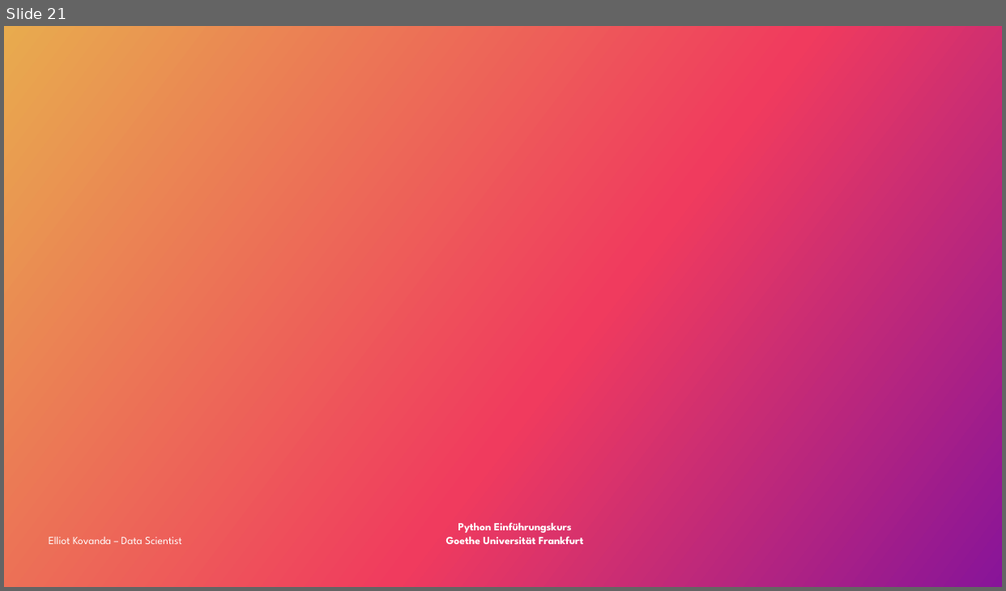
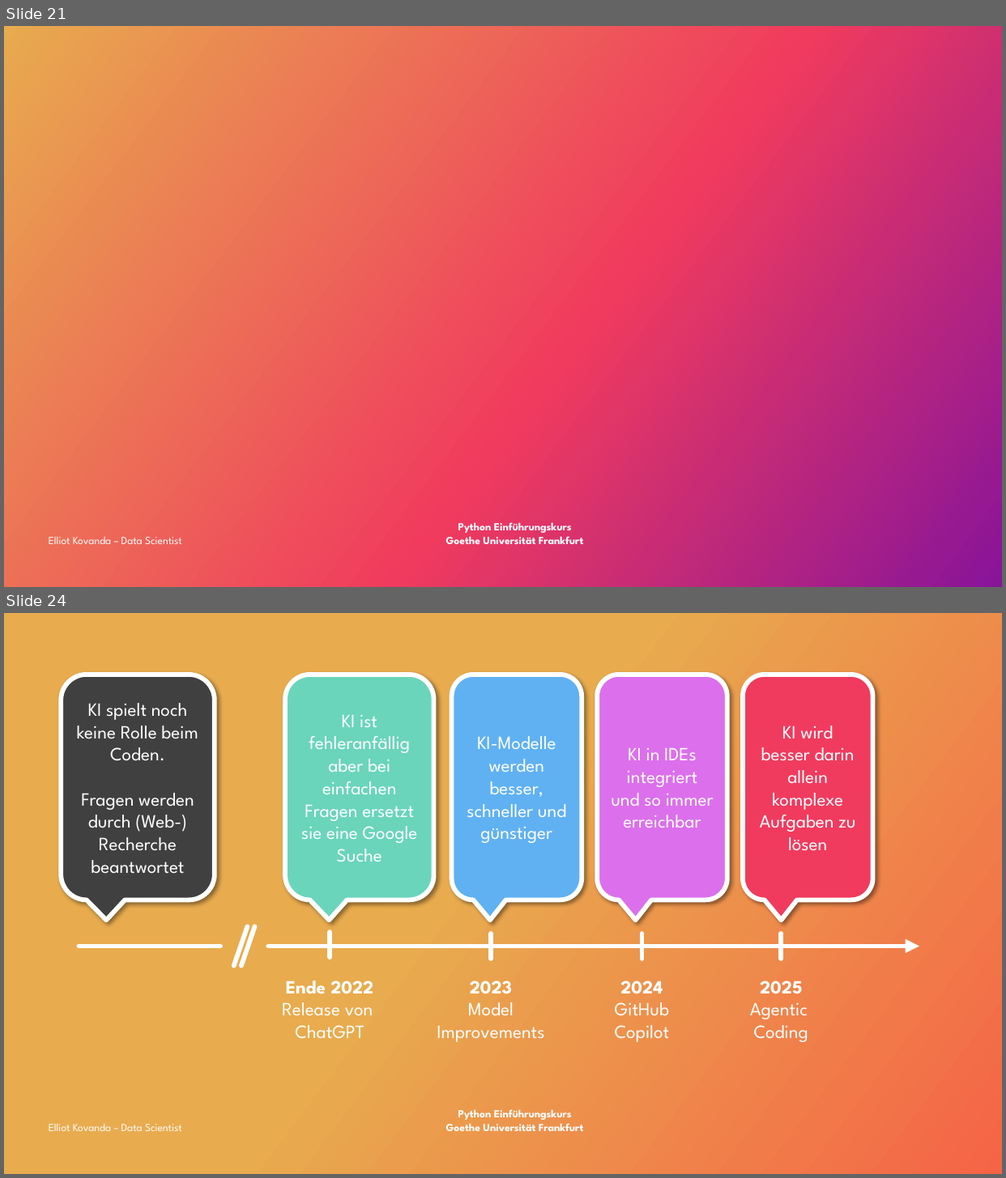
Before and after one commit to ekovanda/python_data_intro, a slide deck: Python_Datenanalyse.pptx. Shown one above the other, each under a label of ours: slide 21 before the commit, slides 21 and 24 after it; the slides between them are not shown. The pictures are 1006x591 and 1006x1178 pixels, drawn with LibreOffice and Linux fonts; fonts in the diff are those of the drawing; background and template pictures are left out. Boxes give left, top, right and bottom in pixels: in the first picture for what was removed or moved away, otherwise in the second. Text is boxed around its words. In the diff, an @@ line names an element or a change of style, - is before the commit and + after.

```diff
--- a/Python_Datenanalyse.pptx
+++ b/Python_Datenanalyse.pptx
@@ slide 24 added at (4, 613, 1002, 1174), background gradient #E8AB4E to #F56447; not listed: 1 template element that a slide beside it also shows @@
@@ rounded speech box added at (61, 675, 215, 900), fill #404040, outline #FFFFFF 4.5 pt, 18 pt, text #FFFFFF @@
+KI spielt noch keine Rolle beim Coden.
+Fragen werden durch (Web-) Recherche beantwortet
@@ rounded speech box added at (286, 675, 434, 900), fill #6AD5BB, outline #FFFFFF 4.5 pt, 18 pt, text #FFFFFF @@
+KI ist fehleranfällig aber bei einfachen Fragen ersetzt sie eine Google Suche
@@ rounded speech box added at (452, 675, 582, 900), fill #60B1F2, outline #FFFFFF 4.5 pt, 18 pt, text #FFFFFF @@
+KI-Modelle werden besser, schneller und günstiger
@@ rounded speech box added at (597, 675, 727, 900), fill #DC6FEC, outline #FFFFFF 4.5 pt, 18 pt, text #FFFFFF @@
+KI in IDEs integriert und so immer erreichbar
@@ rounded speech box added at (743, 675, 873, 900), fill #F03B5E, outline #FFFFFF 4.5 pt, 18 pt, text #FFFFFF @@
+KI wird besser darin allein komplexe Aufgaben zu lösen
@@ line added from (247, 926) to (234, 965), #FFFFFF 4.5 pt @@
@@ line added from (255, 926) to (241, 965), #FFFFFF 4.5 pt @@
@@ line added from (220, 946) to (79, 946), #FFFFFF 4.5 pt @@
@@ arrow added from (268, 946) to (919, 946), #FFFFFF 4.5 pt @@
@@ line added from (330, 933) to (330, 957), #FFFFFF 4.5 pt @@
@@ line added from (491, 934) to (491, 959), #FFFFFF 4.5 pt @@
@@ line added from (641, 934) to (641, 959), #FFFFFF 4.5 pt @@
@@ line added from (781, 934) to (781, 959), #FFFFFF 4.5 pt @@
@@ text added at (282, 981, 373, 1039), 18 pt, text #FFFFFF @@
+Ende 2022
+Release von
+ChatGPT
@@ text added at (437, 981, 544, 1042), 18 pt, text #FFFFFF @@
+2023
+Model
+Improvements
@@ text added at (615, 981, 670, 1042), 18 pt, text #FFFFFF @@
+2024
+GitHub
+Copilot
@@ text added at (750, 981, 808, 1042), 18 pt, text #FFFFFF @@
+2025
+Agentic
+Coding
@@ text added at (49, 1124, 182, 1131), 10.5 pt, text #FFFFFF @@
+Elliot Kovanda – Data Scientist
```
Also in this commit, not shown: 4 slides changed, 5 other slides added, 1 slide removed, 20 other files.
